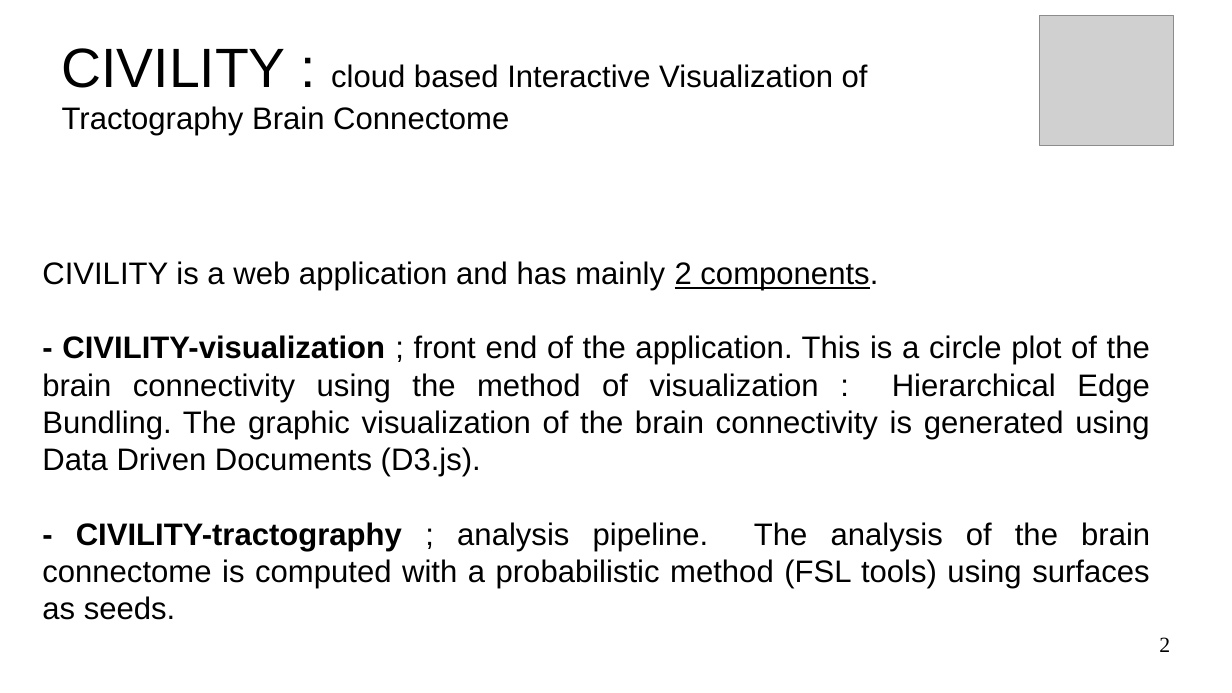
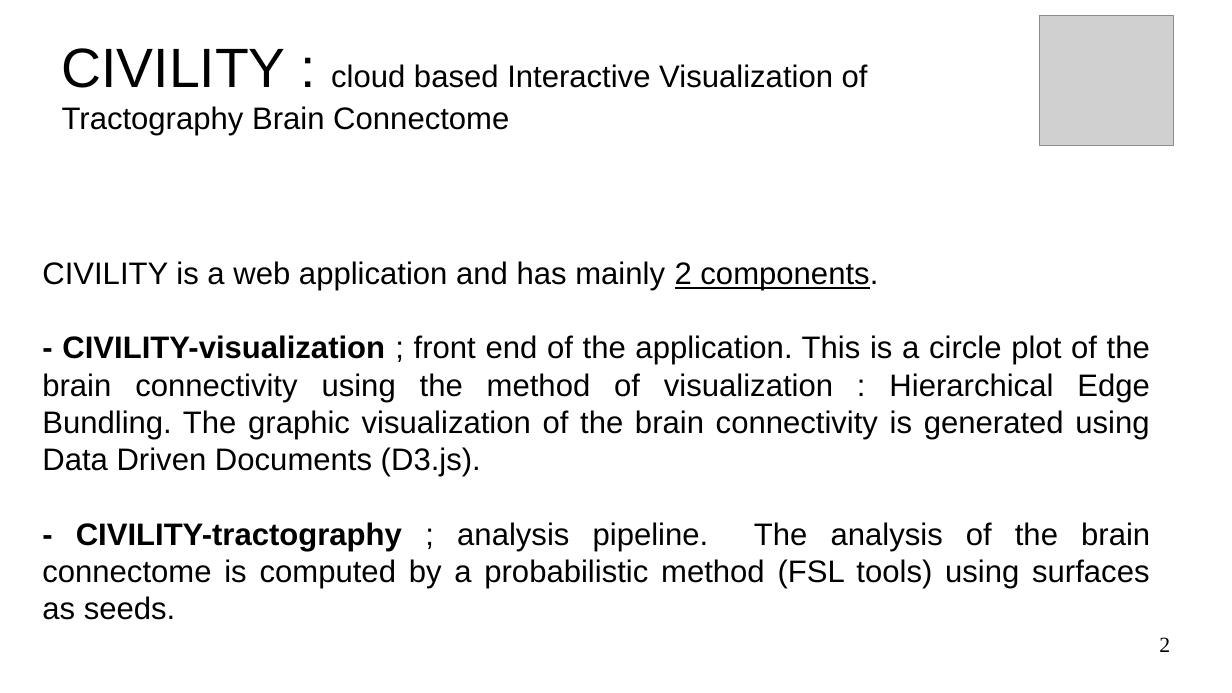
Before and after one commit to NIRALUser/CIVILITY, a slide deck: slide 2 of doc/tutorialCIVILITY.odp. Drawn at 1232x693 pixels with LibreOffice and Linux fonts; fonts in the diff are those of the drawing; grey boxes stand for pictures; background and template pictures are left out. Boxes give left, top, right and bottom in pixels: in the first picture for what was removed or moved away, otherwise in the second. Text is boxed around its words. In the diff, an @@ line names an element or a change of style, - is before the commit and + after.

```diff
--- a/doc/tutorialCIVILITY.odp
+++ b/doc/tutorialCIVILITY.odp
@@ text at (42, 522, 1150, 620): text changed @@
-- CIVILITY-tractography ; analysis pipeline. The analysis of the brain connectome is computed with a probabilistic method (FSL tools) using surfaces as seeds.
+- CIVILITY-tractography ; analysis pipeline. The analysis of the brain connectome is computed by a probabilistic method (FSL tools) using surfaces as seeds.
```
Also in this commit, not shown: 17 other slides changed, 1 other file.
